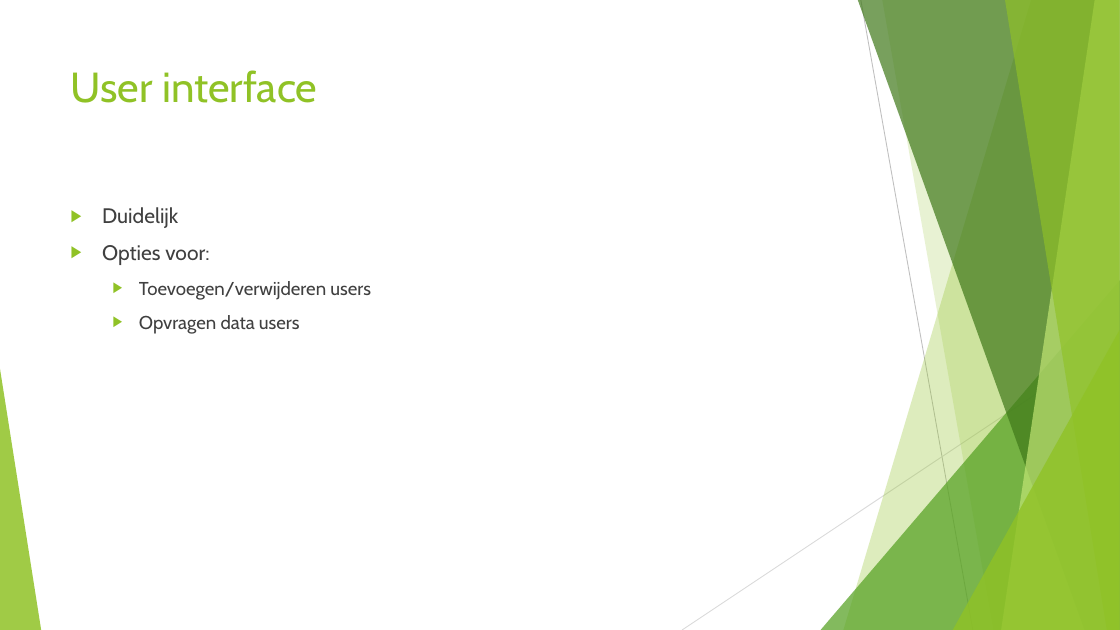
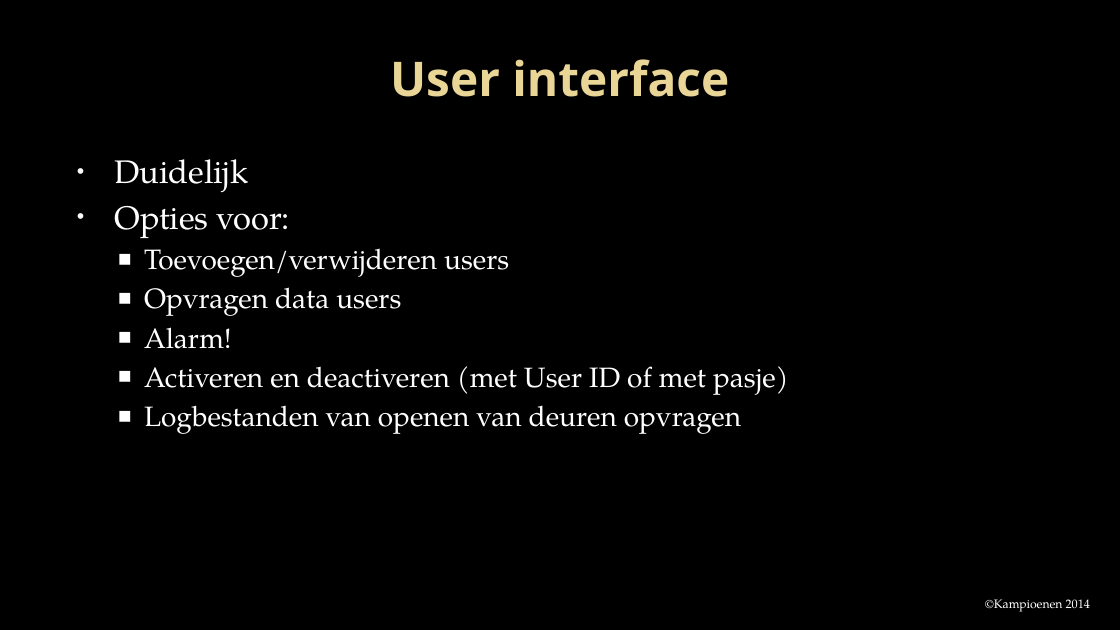
Before and after one commit to Projectgroep-18/Beveiligde-Pasjes, a slide deck: slide 7 of presentatie/Project beveiligde pasjes.pptx (slide 8 before the commit). Drawn at 1120x630 pixels with LibreOffice and Linux fonts; fonts in the diff are those of the drawing; background and template pictures are left out. Boxes give left, top, right and bottom in pixels: in the first picture for what was removed or moved away, otherwise in the second. Text is boxed around its words. In the diff, an @@ line names an element or a change of style, - is before the commit and + after.

```diff
--- a/presentatie/Project beveiligde pasjes.pptx
+++ b/presentatie/Project beveiligde pasjes.pptx
@@ background #FFFFFF to picture (left out) @@
@@ title "User interface": place and size @@
-title "User interface" at [71, 70, 317, 103]
+title "User interface" at [390, 59, 729, 97]
@@ title "User interface" at [390, 59, 729, 97]: size 36 to 41 pt, font Cabin to Open Sans, text colour #90C226 to gradient #EAD696 to #E7D081, bold on; alignment left to centre; vertical alignment top to middle @@
@@ text "Duidelijk": place and size @@
-text "Duidelijk" at [102, 207, 371, 334]
+text "Duidelijk" at [115, 159, 788, 434]
@@ text at [115, 159, 509, 316]: size 18 to 28 pt in "Duidelijk", "Opties voor:"; font Cabin to TeX Gyre Pagella, text colour #404040 to #FFFFFF in "Duidelijk", "Opties voor:", "Toevoegen/verwijderen users", "Opvragen data users"; size 16 to 24 pt in "Toevoegen/verwijderen users", "Opvragen data users"; bullet ▶ to •; less space between paragraphs; bullet colour #90C226 to #F9F9F9; bullet ▶ to ■; bullet colour #90C226 to #FFFFFF @@
@@ text at [144, 327, 788, 434]: paragraphs added @@
+  ■ Alarm!
+  ■ Activeren en deactiveren (met User ID of met pasje)
+  ■ Logbestanden van openen van deuren opvragen
@@ group removed at [0, 0, 1120, 630]: 5 freeform shapes, 3 triangles, 2 lines @@
@@ text added at [985, 599, 1090, 612], 10.5 pt, text #FFFFFF @@
+©Kampioenen 2014
```
Also in this commit, not shown: 8 other slides changed, 2 slides added, 3 slides removed.
